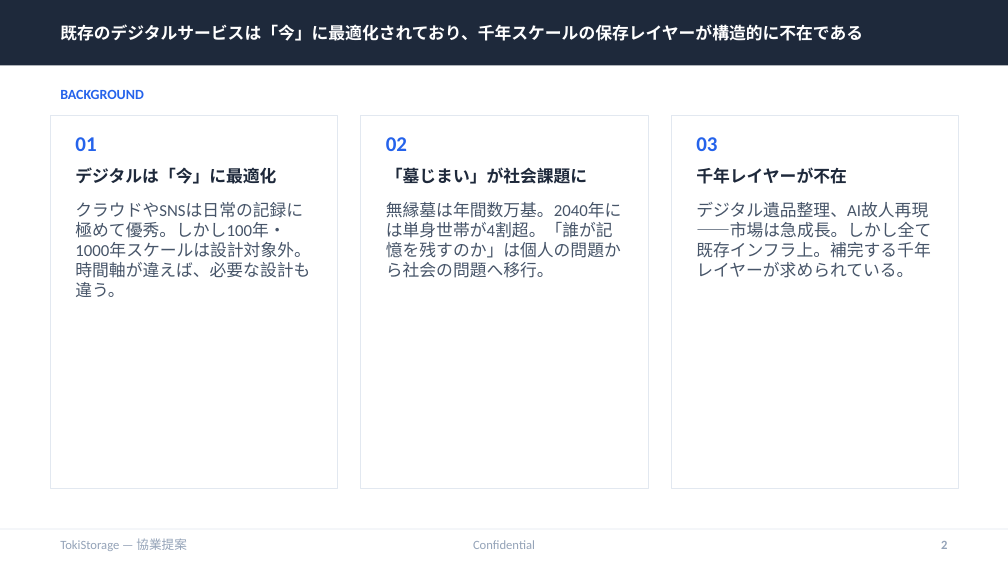
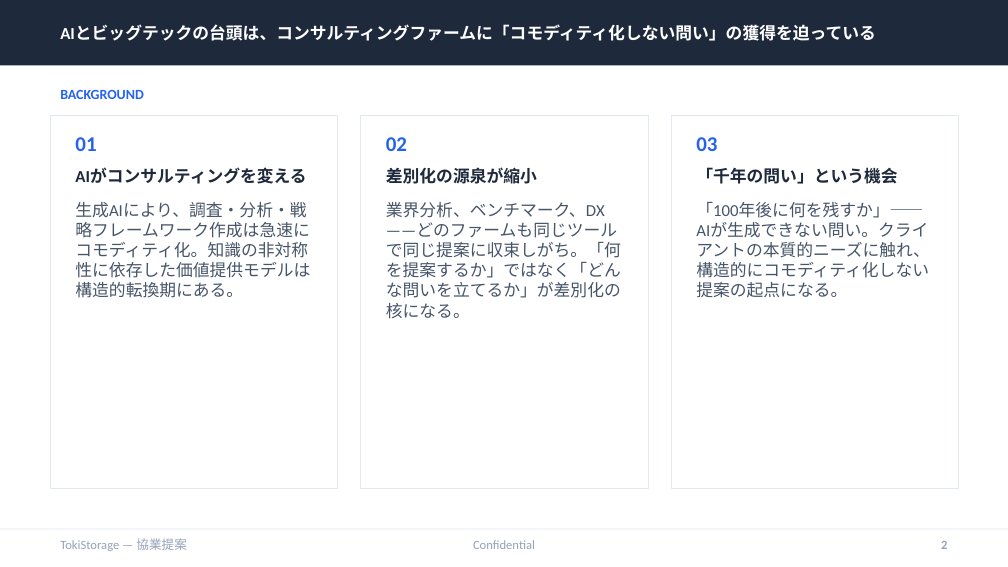
Before and after one commit to timeless-residents/pearlmemorial, a slide deck: slide 2 of toki/tokistorage-partnership-deck.pptx. Drawn at 1008x567 pixels with LibreOffice and Linux fonts; fonts in the diff are those of the drawing. Boxes give left, top, right and bottom in pixels: in the first picture for what was removed or moved away, otherwise in the second. Text is boxed around its words. In the diff, an @@ line names an element or a change of style, - is before the commit and + after.

```diff
--- a/toki/tokistorage-partnership-deck.pptx
+++ b/toki/tokistorage-partnership-deck.pptx
@@ text at box(60, 26, 876, 41): text changed @@
-既存のデジタルサービスは「今」に最適化されており、千年スケールの保存レイヤーが構造的に不在である
+AIとビッグテックの台頭は、コンサルティングファームに「コモディティ化しない問い」の獲得を迫っている
@@ text at box(75, 169, 306, 184): text changed @@
-デジタルは「今」に最適化
+AIがコンサルティングを変える
@@ text at box(386, 167, 537, 184): text changed @@
-「墓じまい」が社会課題に
+差別化の源泉が縮小
@@ text at box(696, 167, 897, 184): text changed @@
-千年レイヤーが不在
+「千年の問い」という機会
@@ text at box(75, 202, 310, 298): text changed @@
-クラウドやSNSは日常の記録に極めて優秀。しかし100年・1000年スケールは設計対象外。時間軸が違えば、必要な設計も違う。
+生成AIにより、調査・分析・戦略フレームワーク作成は急速にコモディティ化。知識の非対称性に依存した価値提供モデルは構造的転換期にある。
@@ text at box(386, 202, 621, 319): text changed @@
-無縁墓は年間数万基。2040年には単身世帯が4割超。「誰が記憶を残すのか」は個人の問題から社会の問題へ移行。
+業界分析、ベンチマーク、DX——どのファームも同じツールで同じ提案に収束しがち。「何を提案するか」ではなく「どんな問いを立てるか」が差別化の核になる。
@@ text at box(696, 202, 930, 298): text changed @@
-デジタル遺品整理、AI故人再現——市場は急成長。しかし全て既存インフラ上。補完する千年レイヤーが求められている。
+「100年後に何を残すか」——AIが生成できない問い。クライアントの本質的ニーズに触れ、構造的にコモディティ化しない提案の起点になる。
```
Also in this commit, not shown: 1 other slide changed, 2 slides added, 1 slide removed, 4 other files.
